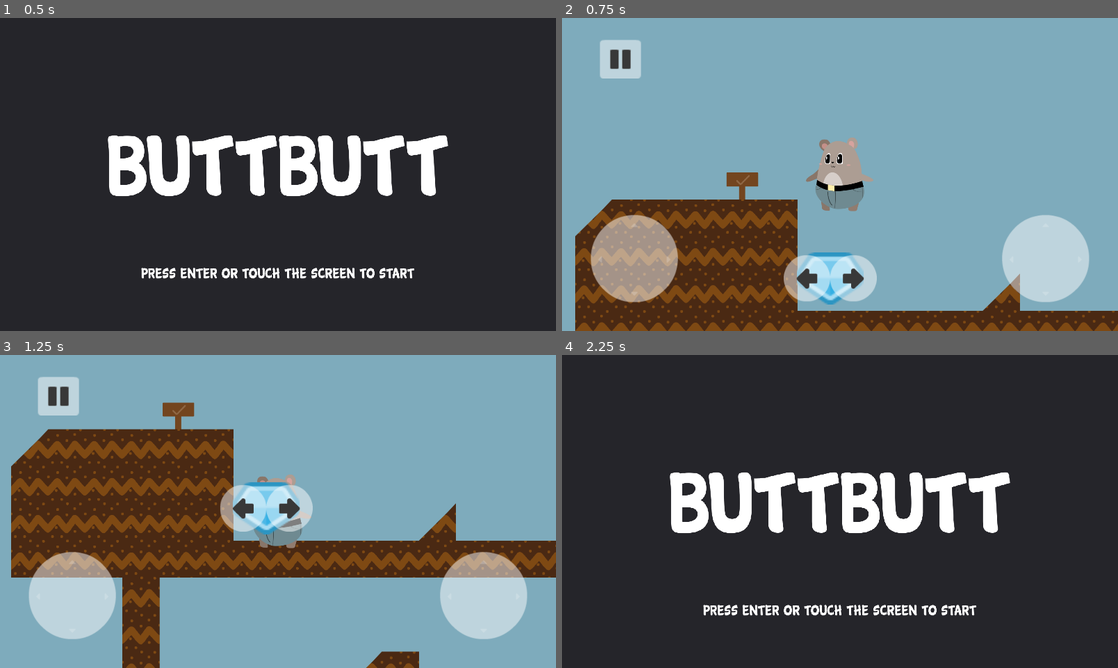
Above: before the commit, frames 1-4 (two rows, left to right).
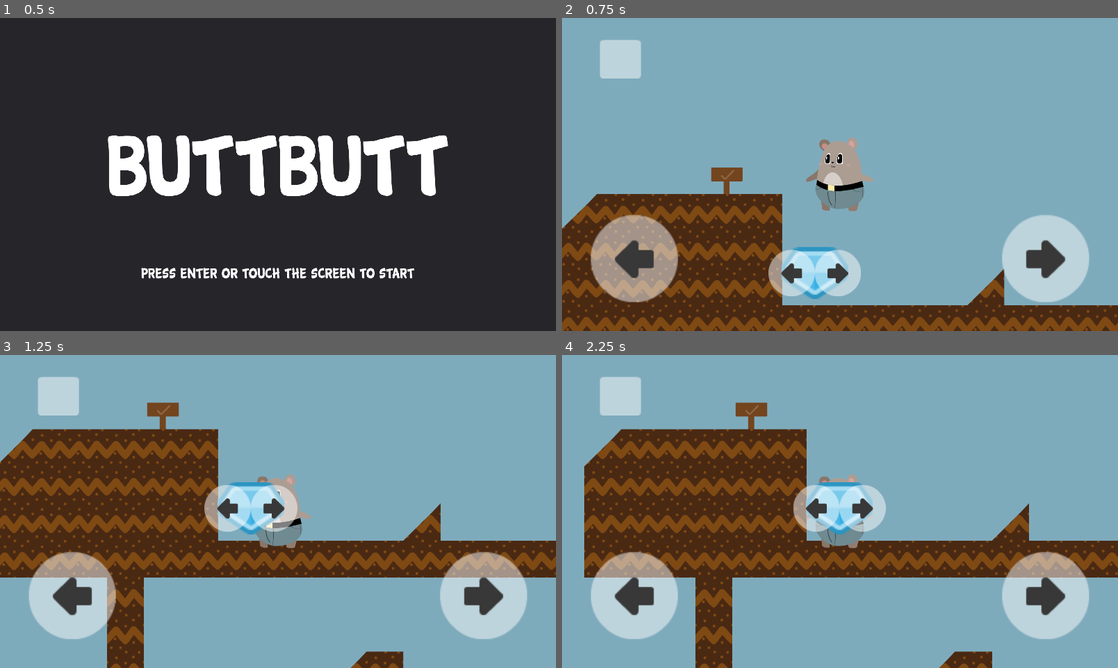
Above: after the commit, the same moments.

Repository: arnaudcoj/buttbutt_adventures
Game: Godot game, scene res://Main/scenes/Main.tscn
The game is run twice, just before and just after one commit, with the same random seed, the same clock (stepped at 60 frames per second) and the same inputs.
Inputs (mouse positions are in pixels of both pictures, inside the frame that each line leads up to):
- Up to frame 1 (0.5 s): no input
- Up to frame 2 (0.75 s): tap Enter (ui_accept) at 0.5 s; move the mouse to (962, 158) at 0.52 s; hold Right (right_action) from 0.53 s (still down); hold Space (ui_select) from 0.53 s (still down); click (962, 158) at 0.67 s
- Up to frame 3 (1.25 s): keep holding Right (right_action); keep holding Space (ui_select); tap Enter (ui_accept) at 0.77 s
- Up to frame 4 (2.25 s): move the mouse to (728, 527) at 1.27 s; release Space (ui_select) at 1.28 s; tap Space (ui_select) at 1.35 s; tap Enter (ui_accept) at 1.52 s; move the mouse to (895, 442) at 2.02 s; release Right (right_action) at 2.03 s; hold Left (left_action) from 2.03 s (still down); hold Space (ui_select) from 2.03 s (still down)

Frame 1 is identical in both runs. In frame 2, 14% of the frame differs, in the area x 0-100%, y 10-100%; in frame 3, 14%; in frame 4, 99%, in the area x 0-100%, y 0-100%.
Error in both runs: Trying to assign value of type 'Node' to a variable of type 'KinematicBody2D'. (res://Main/scripts/Splash.gd:4)

Commit message:
reset inputs on pause ; reconnect controls signal to controls canvas

Diff:
--- a/sources/GUI/ControlCanvas/ControlButton.gd
+++ b/sources/GUI/ControlCanvas/ControlButton.gd
@@ -15,17 +15,20 @@
 				print(action)
 		else:
 			if event.index == touch_id:
-				touch_id = null
-				Input.action_release(action)
-				print(action)
+				reset()
 
 func is_inside(position : Vector2) -> bool:
 	return (rect_global_position.x <= position.x and position.x <= rect_global_position.x + rect_size.x
 	and rect_global_position.y <= position.y and position.y <= rect_global_position.y + rect_size.y )
 
+func reset():
+	touch_id = null
+	Input.action_release(action)
+	print(action)
+
 func _exit_tree():
 	if touch_id != null:
-		Input.action_release(action)
+		reset()
 
 func update_control_icon(new_action):
 	$Control/TextureRect.texture = controls_theme.get_icon(new_action, "controls")
--- a/sources/GUI/ControlCanvas/ControlCanvas.gd
+++ b/sources/GUI/ControlCanvas/ControlCanvas.gd
@@ -11,3 +11,10 @@
 
 	$LeftControlButton.update_control_icon(left_action)
 	$RightControlButton.update_control_icon(right_action)
+
+func reset():
+	$LeftControlButton.reset()
+	$RightControlButton.reset()
+
+func on_pause():
+	reset()
--- a/sources/entities/buttbutt/buttbutt.gd
+++ b/sources/entities/buttbutt/buttbutt.gd
@@ -26,3 +26,6 @@
 	elif area.is_in_group("controls"):
 		print("controls changed : ", area.left_action, area.right_action)
 		emit_signal("controls", area.left_action, area.right_action)
+
+func on_pause():
+	$HumanControler.reset()
--- a/sources/entities/controlers/HumanControler.gd
+++ b/sources/entities/controlers/HumanControler.gd
@@ -57,3 +57,7 @@
 		if Input.is_action_pressed(right_action):
 			Input.action_release(right_action)
 		right_action = new_right_action
+
+func reset():
+	Input.action_release(left_action)
+	Input.action_release(right_action)
--- a/sources/levels/Level.tscn
+++ b/sources/levels/Level.tscn
@@ -12,6 +12,12 @@
 [ext_resource path="res://levels/scripts/fsm/PauseState.gd" type="Script" id=10]
 [ext_resource path="res://levels/scripts/fsm/QuitGameState.gd" type="Script" id=11]
 
+[sub_resource type="InputEventAction" id=2]
+action = "ui_select"
+
+[sub_resource type="ShortCut" id=3]
+shortcut = SubResource( 2 )
+
 [sub_resource type="DynamicFont" id=1]
 size = 100
 font_data = ExtResource( 5 )
@@ -20,6 +26,7 @@
 script = ExtResource( 1 )
 
 [node name="CanvasLayer" type="CanvasLayer" parent="."]
+pause_mode = 2
 
 [node name="InGameCanvas" type="Control" parent="CanvasLayer"]
 anchor_right = 1.0
@@ -41,6 +48,7 @@
 margin_top = 75.8701
 margin_right = 273.235
 margin_bottom = 208.87
+shortcut = SubResource( 3 )
 texture_normal = ExtResource( 2 )
 texture_pressed = ExtResource( 3 )
 expand = true
@@ -119,6 +127,7 @@
 expand = true
 
 [node name="LevelFSM" type="Node" parent="."]
+pause_mode = 2
 script = ExtResource( 8 )
 
 [node name="Game" type="Node" parent="LevelFSM"]
@@ -129,6 +138,7 @@
 
 [node name="Pause" type="Node" parent="LevelFSM"]
 script = ExtResource( 10 )
+level_path = NodePath("../..")
 pause_screen_path = NodePath("../../CanvasLayer/InGameCanvas/PauseScreen")
 hud_screen_path = NodePath("../../CanvasLayer/InGameCanvas/HUD")
 quit_button_path = NodePath("../../CanvasLayer/InGameCanvas/PauseScreen/Background/Popup/Panel/Buttons/QuitButton")
@@ -137,3 +147,4 @@
 [node name="Quit" type="Node" parent="LevelFSM"]
 script = ExtResource( 11 )
 level_path = NodePath("../..")
+[connection signal="pause" from="." to="CanvasLayer/InGameCanvas/HUD/ControlCanvas" method="on_pause"]
--- a/sources/levels/Level1.tscn
+++ b/sources/levels/Level1.tscn
@@ -13,7 +13,7 @@
 [sub_resource type="CircleShape2D" id=2]
 radius = 75.4213
 
-[node name="Level" instance=ExtResource( 1 )]
+[node name="Level" index="0" instance=ExtResource( 1 )]
 
 [node name="TileMap" type="TileMap" parent="." index="0"]
 tile_set = ExtResource( 2 )
@@ -71,5 +71,7 @@
 [node name="ControlsChanger7" parent="ControlsChangers" index="7" instance=ExtResource( 6 )]
 position = Vector2( -2621.12, 1181.78 )
 left_action = "jump"
+[connection signal="pause" from="." to="ButtButt" method="on_pause"]
+[connection signal="controls" from="ButtButt" to="CanvasLayer/InGameCanvas/HUD/ControlCanvas" method="update_controls_icons"]
 [connection signal="dead" from="ButtButt" to="." method="on_game_over"]
 [connection signal="goal" from="ButtButt" to="." method="on_game_over"]
--- a/sources/levels/scripts/Level.gd
+++ b/sources/levels/scripts/Level.gd
@@ -1,4 +1,6 @@
 extends Node2D
+
+signal pause
 
 var game_over
 
@@ -8,7 +10,14 @@
 func is_game_over():
 	return game_over
 
-func _input(event):
+#func _input(event):
 	# reset scene DEBUG
-	if event.is_action_pressed("ui_select"):
-		game_over = true
+	#if event.is_action_pressed("ui_select"):
+	#	game_over = true
+
+func pause():
+	get_tree().paused = true
+	emit_signal("pause")
+
+func unpause():
+	get_tree().paused = false
--- a/sources/levels/scripts/fsm/PauseState.gd
+++ b/sources/levels/scripts/fsm/PauseState.gd
@@ -1,4 +1,7 @@
 extends FSMState
+
+export (NodePath) var level_path
+onready var level = get_node(level_path)
 
 export (NodePath) var pause_screen_path
 onready var pause_screen = get_node(pause_screen_path)
@@ -25,6 +28,7 @@
 	resume_button.disconnect("pressed", self, "_on_resume_pressed")
 	quit_button.disconnect("pressed", self, "_on_quit_pressed")
 	action_wanted = NONE
+	level.unpause()
 
 func enter_state():
 	print("enter ", name)
@@ -32,6 +36,7 @@
 	hud_screen.hide()
 	resume_button.connect("pressed", self, "_on_resume_pressed")
 	quit_button.connect("pressed", self, "_on_quit_pressed")
+	level.pause()
 
 func _enter_tree():
 	get_node(pause_screen_path).hide()
Not shown: 1 places in sources/levels/Level.tscn that only renumber resources
